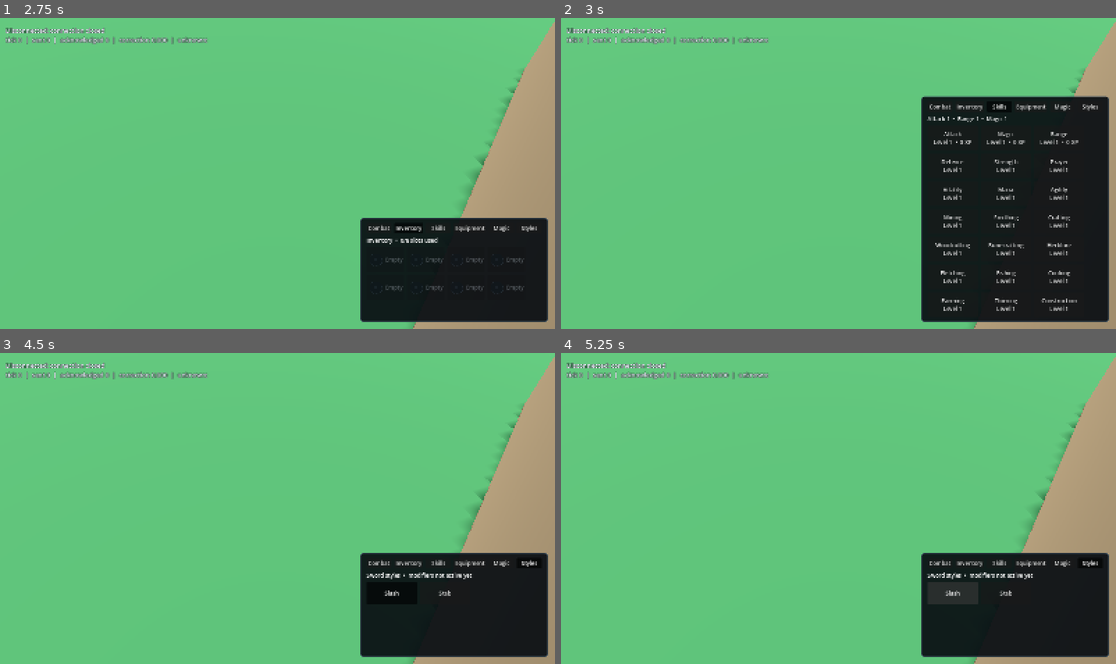
Above: before the commit, frames 1-4 (two rows, left to right).
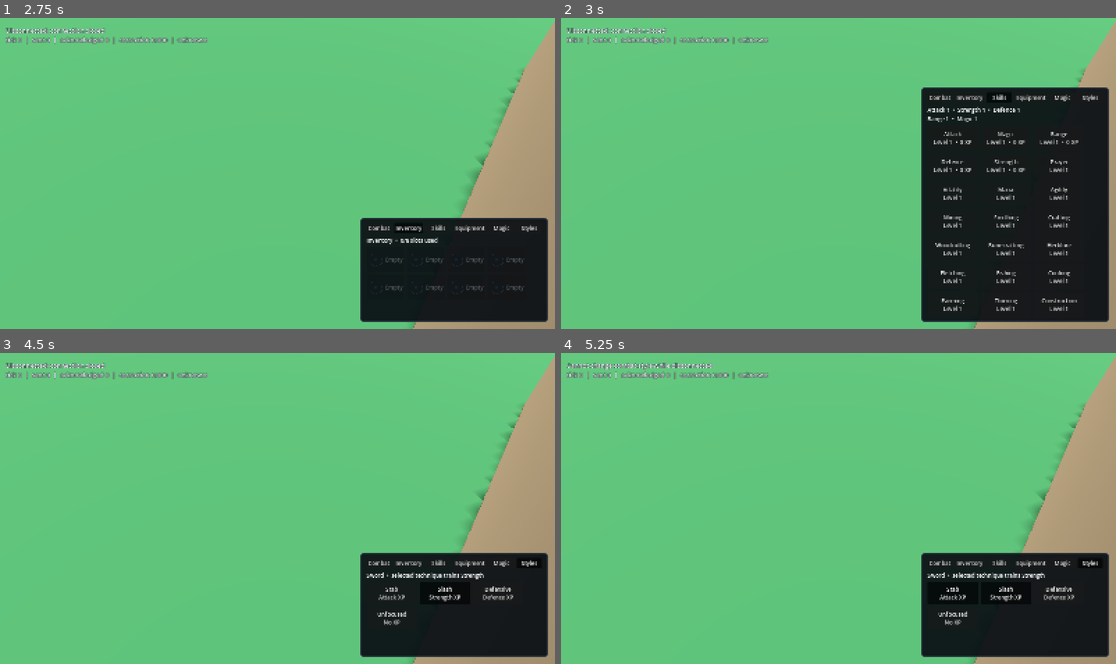
Above: after the commit, the same moments.

Repository: mywyau/arcana
Game: Godot game, scene res://scenes/main.tscn
The game is run twice, just before and just after one commit, with the same random seed, the same clock (stepped at 60 frames per second) and the same inputs.
Inputs (mouse positions are in pixels of both pictures, inside the frame that each line leads up to):
- Up to frame 1 (2.75 s): click "Magic" at 0.5 s; click "Combat" at 1.25 s; click "Inventory" at 2 s
- Up to frame 2 (3 s): click "Skills" at 2.75 s
- Up to frame 3 (4.5 s): click "Equipment" at 3.5 s; click "Styles" at 4.25 s
- Up to frame 4 (5.25 s): click (955, 592) at 5 s, where only the run before the commit has a clickable "Slash"

Frame 1 is identical in both runs. In frame 2, 1.9% of the frame differs, in the area x 64-99%, y 22-50%; in frame 3, 0.7%; in frame 4, 1.5%.

Commit message:
add xp and combat styles

Diff:
--- a/client/scenes/main.tscn
+++ b/client/scenes/main.tscn
@@ -561,7 +561,7 @@
 
 [node name="Summary" type="Label" parent="UI/SkillsHUD/Margin/VBox"]
 layout_mode = 2
-text = "Attack 1  •  Range 1  •  Magic 1"
+text = "Attack 1  •  Strength 1  •  Defence 1\nRange 1  •  Magic 1"
 
 [node name="Grid" type="GridContainer" parent="UI/SkillsHUD/Margin/VBox"]
 layout_mode = 2
--- a/client/scripts/main.gd
+++ b/client/scripts/main.gd
@@ -36,11 +36,15 @@
 ]
 const ACTIVE_SKILL_IDS: Dictionary = {
 	"Attack": "attack",
+	"Strength": "strength",
+	"Defence": "defence",
 	"Range": "range",
 	"Magic": "magic",
 }
 const ACTIVE_SKILL_NAMES: Dictionary = {
 	"attack": "Attack",
+	"strength": "Strength",
+	"defence": "Defence",
 	"range": "Range",
 	"magic": "Magic",
 }
@@ -61,30 +65,40 @@
 ]
 const COMBAT_STYLES: Dictionary = {
 	"sword": [
-		{"id": "slash", "name": "Slash"},
-		{"id": "stab", "name": "Stab"},
+		{"id": "stab", "name": "Stab", "training": "Attack"},
+		{"id": "slash", "name": "Slash", "training": "Strength"},
+		{"id": "defensive", "name": "Defensive", "training": "Defence"},
+		{"id": "unfocused", "name": "Unfocused", "training": ""},
 	],
 	"dagger": [
-		{"id": "stab", "name": "Stab"},
-		{"id": "slash", "name": "Slash"},
+		{"id": "stab", "name": "Stab", "training": "Attack"},
+		{"id": "slash", "name": "Slash", "training": "Strength"},
+		{"id": "defensive", "name": "Defensive", "training": "Defence"},
+		{"id": "unfocused", "name": "Unfocused", "training": ""},
 	],
 	"mace": [
-		{"id": "crush", "name": "Crush"},
-		{"id": "heavy_crush", "name": "Heavy Crush"}
+		{"id": "crush", "name": "Crush", "training": "Attack"},
+		{"id": "heavy_crush", "name": "Heavy Crush", "training": "Strength"},
+		{"id": "defensive", "name": "Defensive", "training": "Defence"},
+		{"id": "unfocused", "name": "Unfocused", "training": ""},
 	],
 	"battle_axe": [
-		{"id": "slash", "name": "Slash"},
-		{"id": "heavy_crush", "name": "Heavy Crush"}
+		{"id": "slash", "name": "Measured Slash", "training": "Attack"},
+		{"id": "heavy_crush", "name": "Heavy Crush", "training": "Strength"},
+		{"id": "defensive", "name": "Defensive", "training": "Defence"},
+		{"id": "unfocused", "name": "Unfocused", "training": ""},
 	],
 	"bow": [
-		{"id": "rapid", "name": "Rapid"},
-		{"id": "accurate", "name": "Accurate"},
-		{"id": "long_range", "name": "Long Range"},
+		{"id": "rapid", "name": "Rapid", "training": "Range"},
+		{"id": "accurate", "name": "Accurate", "training": "Range"},
+		{"id": "long_range", "name": "Long Range", "training": "Range"},
+		{"id": "unfocused", "name": "Unfocused", "training": ""},
 	],
 	"staff": [
-		{"id": "rapid", "name": "Rapid"},
-		{"id": "accurate", "name": "Accurate"},
-		{"id": "long_range", "name": "Long Range"},
+		{"id": "rapid", "name": "Rapid", "training": "Magic"},
+		{"id": "accurate", "name": "Accurate", "training": "Magic"},
+		{"id": "long_range", "name": "Long Range", "training": "Magic"},
+		{"id": "unfocused", "name": "Unfocused", "training": ""},
 	],
 }
 const EQUIPMENT_ICONS: Dictionary = {
@@ -213,6 +227,8 @@
 var _inventory_signature: String = ""
 var _skill_progress: Dictionary = {
 	"attack": {"experience": 0, "level": 1, "current": 0, "next": 100},
+	"strength": {"experience": 0, "level": 1, "current": 0, "next": 100},
+	"defence": {"experience": 0, "level": 1, "current": 0, "next": 100},
 	"range": {"experience": 0, "level": 1, "current": 0, "next": 100},
 	"magic": {"experience": 0, "level": 1, "current": 0, "next": 100},
 }
@@ -913,10 +929,14 @@
 	for skill_id: String in ACTIVE_SKILL_NAMES:
 		_update_progression_skill_tile(skill_id)
 	var attack: Dictionary = _skill_progress["attack"] as Dictionary
+	var strength: Dictionary = _skill_progress["strength"] as Dictionary
+	var defence: Dictionary = _skill_progress["defence"] as Dictionary
 	var ranged: Dictionary = _skill_progress["range"] as Dictionary
 	var magic: Dictionary = _skill_progress["magic"] as Dictionary
-	skills_summary.text = "Attack %d  •  Range %d  •  Magic %d" % [
+	skills_summary.text = "Attack %d  •  Strength %d  •  Defence %d\nRange %d  •  Magic %d" % [
 		int(attack.get("level", 1)),
+		int(strength.get("level", 1)),
+		int(defence.get("level", 1)),
 		int(ranged.get("level", 1)),
 		int(magic.get("level", 1)),
 	]
@@ -936,7 +956,11 @@
 	var training_description: String = "successful hits grant %s XP" % skill_name
 	match skill_id:
 		"attack":
-			training_description = "successful melee hits grant Attack XP"
+			training_description = "Attack techniques grant Attack XP"
+		"strength":
+			training_description = "Strength techniques grant Strength XP"
+		"defence":
+			training_description = "Defensive techniques grant Defence XP"
 		"range":
 			training_description = "successful bow hits grant Range XP"
 		"magic":
@@ -948,7 +972,7 @@
 	var level_span: int = maxi(1, next_level_experience - current_level_experience)
 	var level_progress: int = experience - current_level_experience
 	var progress_percent: int = roundi(float(level_progress) / float(level_span) * 100.0)
-	skill_tile.tooltip_text = "10 XP per hit • %s • %d XP to level %d • %d%%" % [
+	skill_tile.tooltip_text = "XP equals damage dealt • %s • %d XP to level %d • %d%%" % [
 		training_description,
 		experience_remaining,
 		level + 1,
@@ -974,20 +998,36 @@
 		styles_grid.remove_child(child)
 		child.queue_free()
 
-	if _equipped_weapon == "bow":
-		styles_summary.text = "Bow styles  •  Rapid: faster  •  Long Range: 14 units"
-	else:
-		styles_summary.text = "%s styles  •  modifiers not active yet" % _equipped_weapon.capitalize()
 	var style_options: Array = COMBAT_STYLES.get(_equipped_weapon, []) as Array
 	var selected_style: String = _queued_combat_style if not _queued_combat_style.is_empty() else _combat_style
+	var selected_training: String = ""
+	for style_data: Variant in style_options:
+		var candidate: Dictionary = style_data
+		if str(candidate.get("id", "")) == selected_style:
+			selected_training = str(candidate.get("training", ""))
+			break
+	if selected_style == "unfocused":
+		styles_summary.text = "%s  •  COMBAT XP LOCKED" % _equipped_weapon.capitalize()
+	elif _equipped_weapon == "bow":
+		styles_summary.text = "Bow  •  trains %s  •  Rapid: faster  •  Long Range: 14 units" % selected_training
+	else:
+		styles_summary.text = "%s  •  selected technique trains %s" % [
+			_equipped_weapon.capitalize(),
+			selected_training,
+		]
 	for style_data: Variant in style_options:
 		var style: Dictionary = style_data
 		var style_id: String = str(style.get("id", ""))
+		var training: String = str(style.get("training", ""))
 		var style_button := Button.new()
 		style_button.custom_minimum_size = Vector2(145, 64)
 		style_button.toggle_mode = true
 		style_button.disabled = _player_defeated
-		style_button.text = str(style.get("name", style_id.capitalize()))
+		style_button.text = "%s\n%s" % [
+			style.get("name", style_id.capitalize()),
+			"No XP" if training.is_empty() else "%s XP" % training,
+		]
+		style_button.tooltip_text = "Combat XP is locked" if training.is_empty() else "Successful hits train %s" % training
 		style_button.set_pressed_no_signal(style_id == selected_style)
 		style_button.pressed.connect(_request_combat_style.bind(style_id))
 		styles_grid.add_child(style_button)
@@ -1157,6 +1197,8 @@
 		combat_state_label.text = "Not attacking — create distance to escape"
 	else:
 		combat_state_label.text = "Out of combat"
+	if _combat_style == "unfocused":
+		combat_state_label.text += "  •  COMBAT XP LOCKED"
 
 	var weapon_interval: int = 4
 	if _equipped_weapon == "dagger":
Not shown, changed: server/internal/simulation/combat.go
Not shown, changed: server/internal/simulation/combat_test.go
Not shown, changed: server/internal/simulation/skills.go
Not shown, changed: server/internal/simulation/skills_test.go
